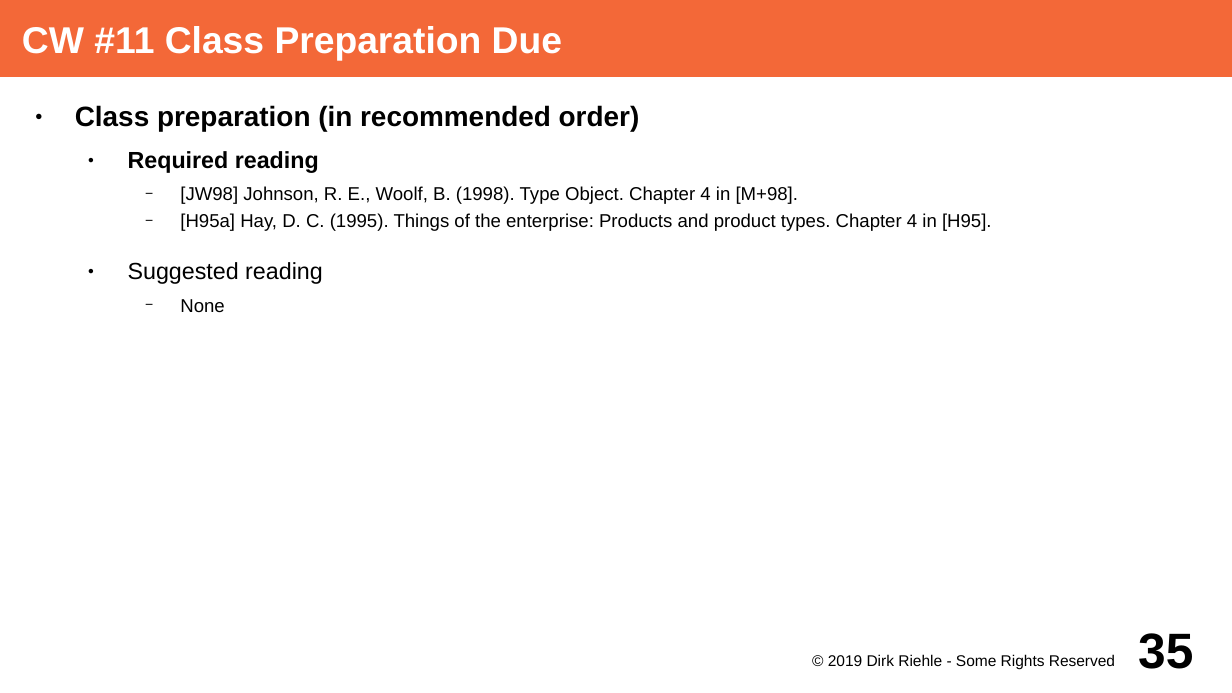
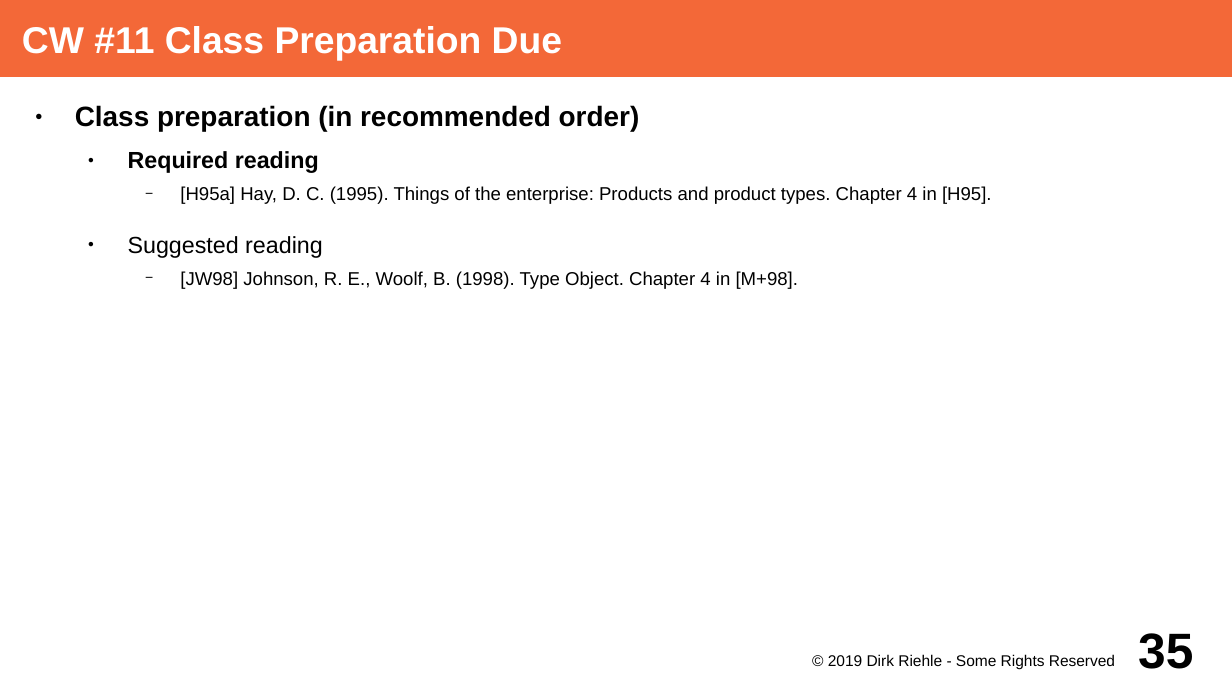
Before and after one commit to dirkriehle/adap-course, a slide deck: slide 35 of Lecture Slides/ADAP A02 - Course Schedule.odp. Drawn at 1232x693 pixels with LibreOffice and Linux fonts; fonts in the diff are those of the drawing. Boxes give left, top, right and bottom in pixels: in the first picture for what was removed or moved away, otherwise in the second. Text is boxed around its words. In the diff, an @@ line names an element or a change of style, - is before the commit and + after.

```diff
--- a/Lecture Slides/ADAP A02 - Course Schedule.odp
+++ b/Lecture Slides/ADAP A02 - Course Schedule.odp
@@ text at <box>180,186,798,204</box>: paragraph removed @@
-    − [JW98] Johnson, R. E., Woolf, B. (1998). Type Object. Chapter 4 in [M+98].
@@ text at <box>180,271,798,289</box>: text changed @@
-    − None
+    − [JW98] Johnson, R. E., Woolf, B. (1998). Type Object. Chapter 4 in [M+98].
```
Also in this commit, not shown: 24 other slides changed, 1 other file.
